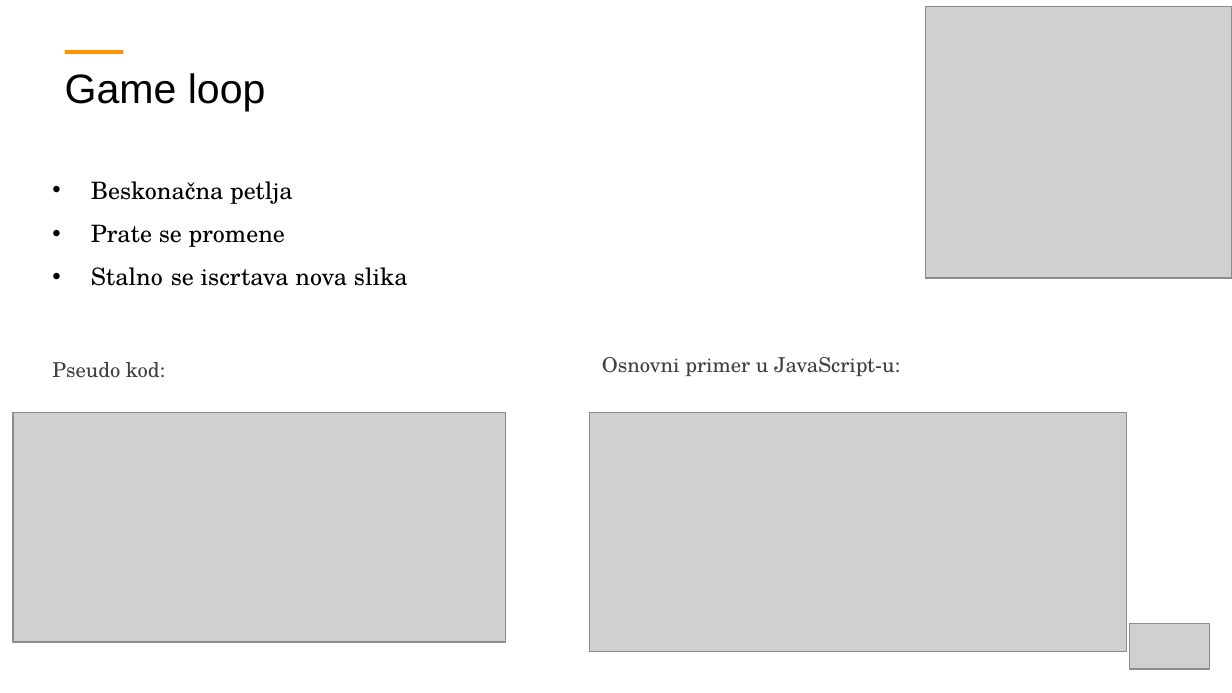
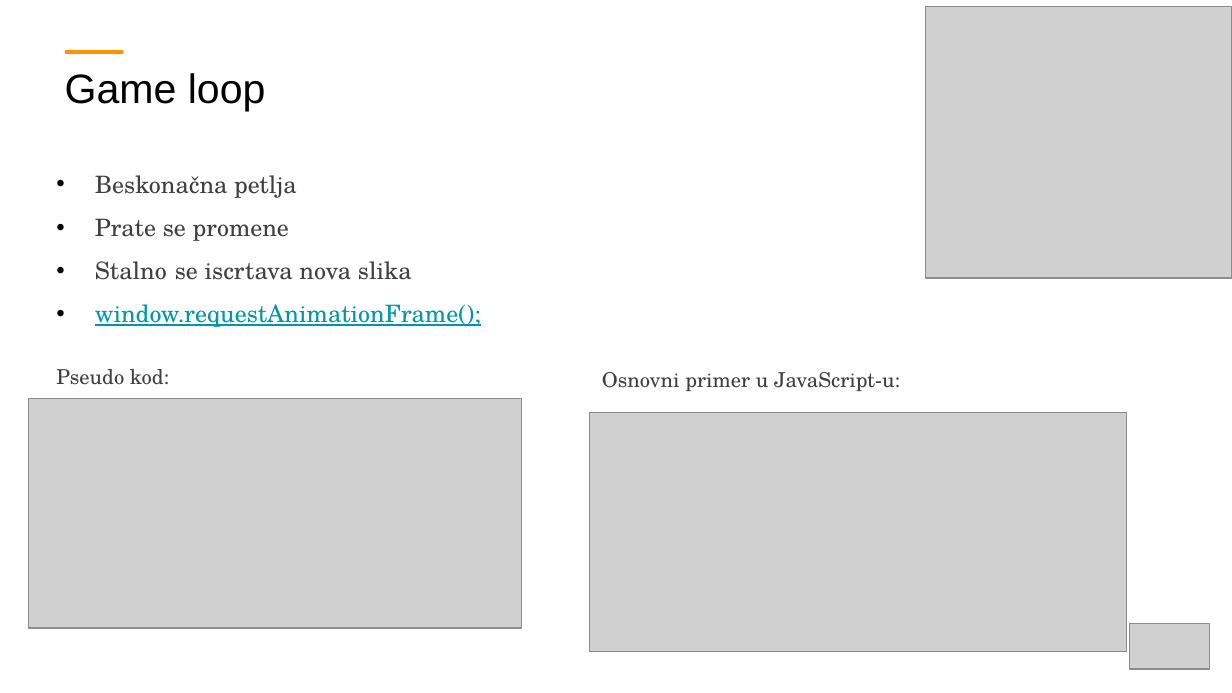
Before and after one commit to ObradovicZ/platformer, a slide deck: slide 7 of PPT-Prezentacija.pptx. Drawn at 1232x693 pixels with LibreOffice and Linux fonts; fonts in the diff are those of the drawing; grey boxes stand for pictures. Boxes give left, top, right and bottom in pixels: in the first picture for what was removed or moved away, otherwise in the second. Text is boxed around its words. In the diff, an @@ line names an element or a change of style, - is before the commit and + after.

Commit message:
Presentation updated

```diff
--- a/PPT-Prezentacija.pptx
+++ b/PPT-Prezentacija.pptx
@@ text at box(95, 175, 412, 280): text colour #000000 to #404040 in "Beskonačna petlja", "Prate se promene", "Stalno se iscrtava nova slika" @@
@@ text at box(95, 304, 481, 327): paragraph added @@
+• window.requestAnimationFrame();
@@ text "Pseudo kod:": place and size @@
-text "Pseudo kod:" at box(52, 362, 165, 378)
+text "Pseudo kod:" at box(56, 369, 169, 385)
@@ text "Osnovni primer u JavaScript-u:": place and size @@
-text "Osnovni primer u JavaScript-u:" at box(602, 357, 900, 376)
+text "Osnovni primer u JavaScript-u:" at box(602, 372, 900, 391)
@@ picture: place and size @@
-picture at box(14, 413, 506, 642)
+picture at box(28, 399, 521, 628)
```
Also in this commit, not shown: 1 other slide changed.
